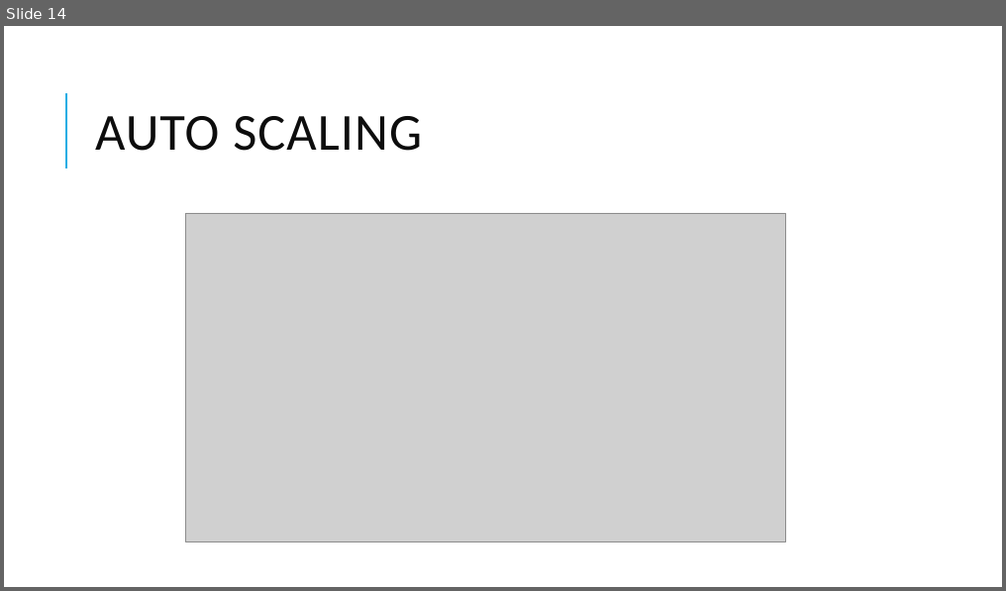
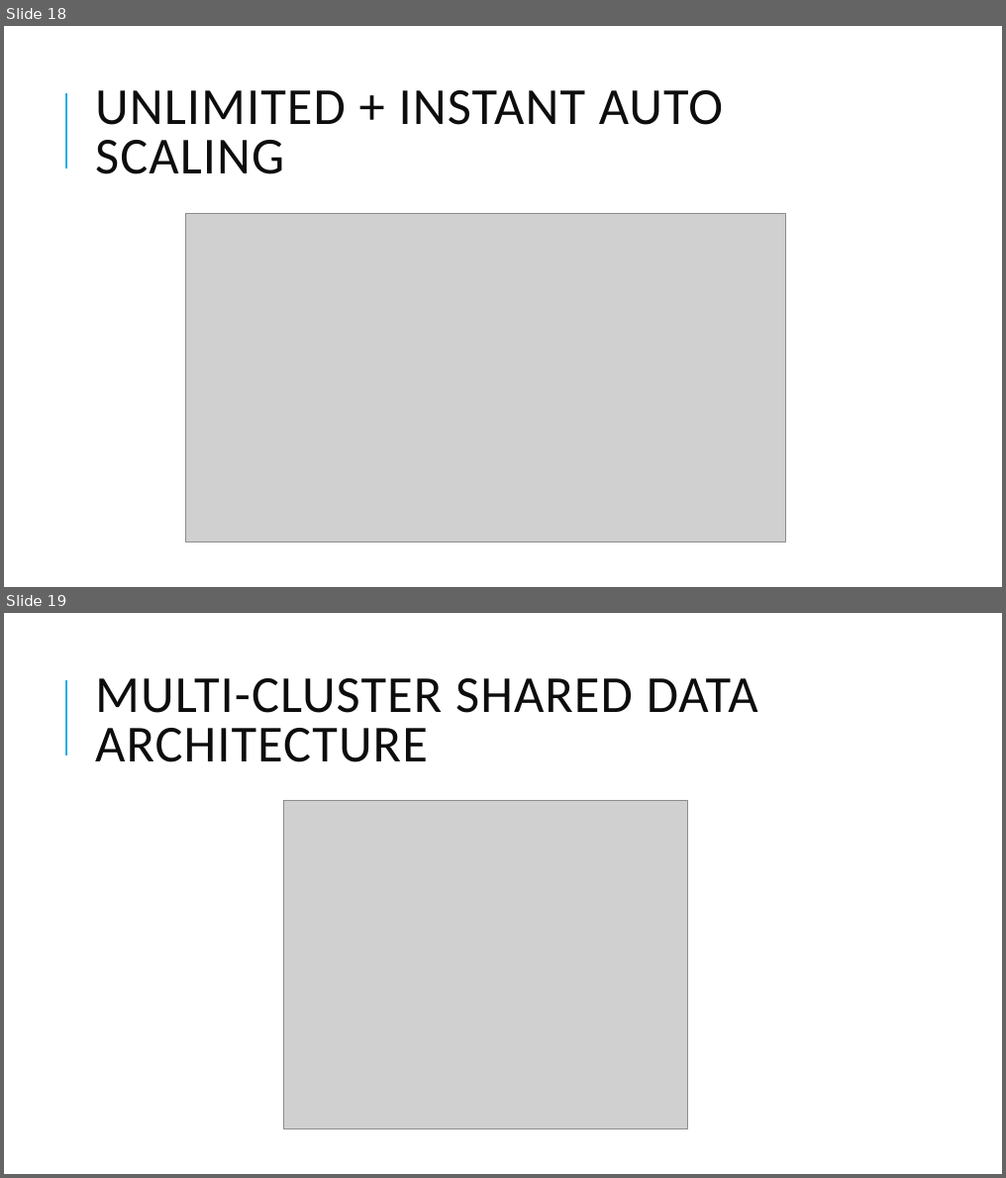
Before and after one commit to dinesarun/common, a slide deck: sessions/ChennaiAzureUserGroup/Snowflake_DW/Snowflake data warehouse.pptx. Shown one above the other, each under a label of ours: slide 14 before the commit, slides 18 and 19 after it. The pictures are 1006x591 and 1006x1178 pixels, drawn with LibreOffice and Linux fonts; fonts in the diff are those of the drawing; grey boxes stand for pictures. Boxes give left, top, right and bottom in pixels: in the first picture for what was removed or moved away, otherwise in the second. Text is boxed around its words. In the diff, an @@ line names an element or a change of style, - is before the commit and + after.

```diff
--- a/sessions/ChennaiAzureUserGroup/Snowflake_DW/Snowflake data warehouse.pptx
+++ b/sessions/ChennaiAzureUserGroup/Snowflake_DW/Snowflake data warehouse.pptx
@@ slide 19 added at (4,613,1002,1174), background #FFFFFF; not listed: 1 template element that a slide beside it also shows @@
@@ title added at (95,678,758,762), 50 pt, text #0D0D0D @@
+MULTI-CLUSTER SHARED DATA ARCHITECTURE
@@ picture added at (284,800,687,1130) @@
@@ what was slide 14 is now slide 18 @@
@@ slide 18 changed as well @@
@@ title at (95,90,723,174): text changed @@
-AUTO SCALING
+UNLIMITED + INSTANT AUTO SCALING
```
Also in this commit, not shown: 8 other slides changed, 9 other slides added, 2 slides removed.
